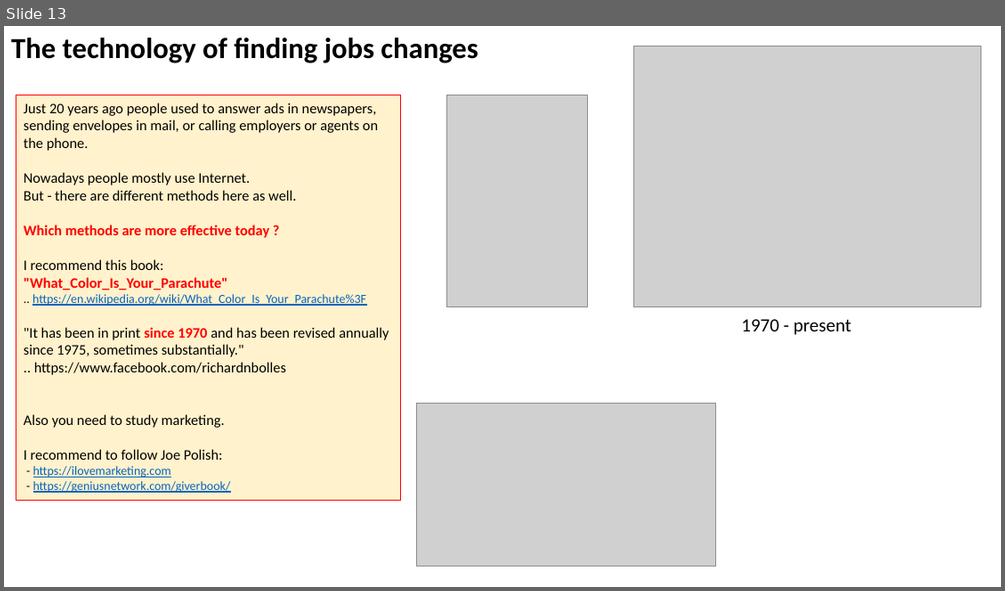
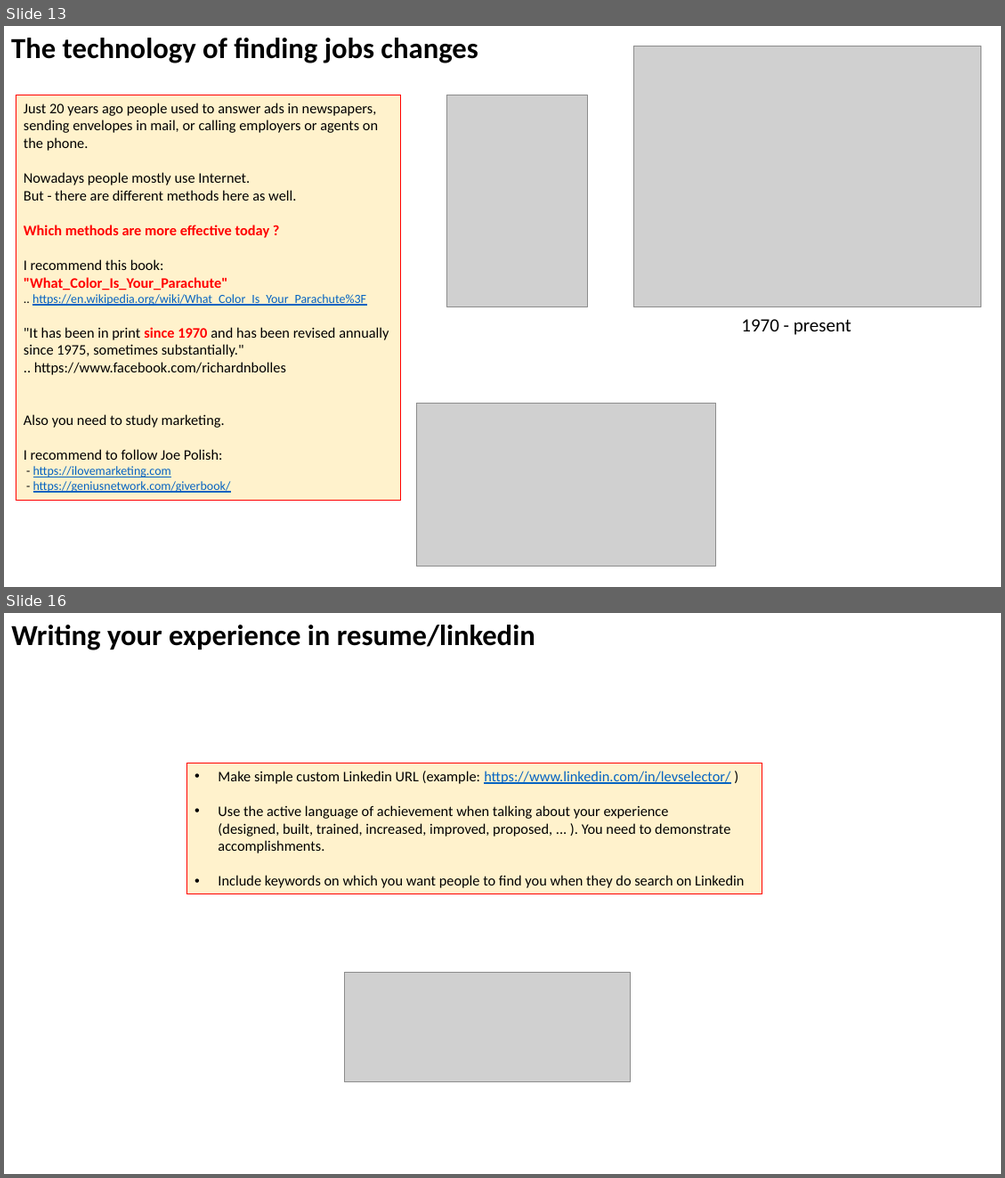
Before and after one commit to lselector/marketing, a slide deck: Job_Searching.pptx. Shown one above the other, each under a label of ours: slide 13 before the commit, slides 13 and 16 after it; the slides between them are not shown. The pictures are 1005x591 and 1005x1178 pixels, drawn with LibreOffice and Linux fonts; fonts in the diff are those of the drawing; grey boxes stand for pictures. Boxes give left, top, right and bottom in pixels: in the first picture for what was removed or moved away, otherwise in the second. Text is boxed around its words. In the diff, an @@ line names an element or a change of style, - is before the commit and + after.

```diff
--- a/Job_Searching.pptx
+++ b/Job_Searching.pptx
@@ slide 16 added at (4, 613, 1001, 1174), background #FFFFFF @@
@@ text added at (11, 625, 535, 650), 28 pt, text #000000, bold @@
+Writing your experience in resume/linkedin
@@ rectangle added at (187, 763, 762, 894), fill #FFF2CC, outline #FF0000 0.75 pt, 14 pt, text #000000 @@
+• Make simple custom Linkedin URL (example: https://www.linkedin.com/in/levselector/ )
+• Use the active language of achievement when talking about your experience
+  (designed, built, trained, increased, improved, proposed, ... ). You need to demonstrate accomplishments.
+• Include keywords on which you want people to find you when they do search on Linkedin
@@ picture added at (345, 972, 630, 1083) @@
```
Also in this commit, not shown: 11 slides changed, 1 other slide added.
